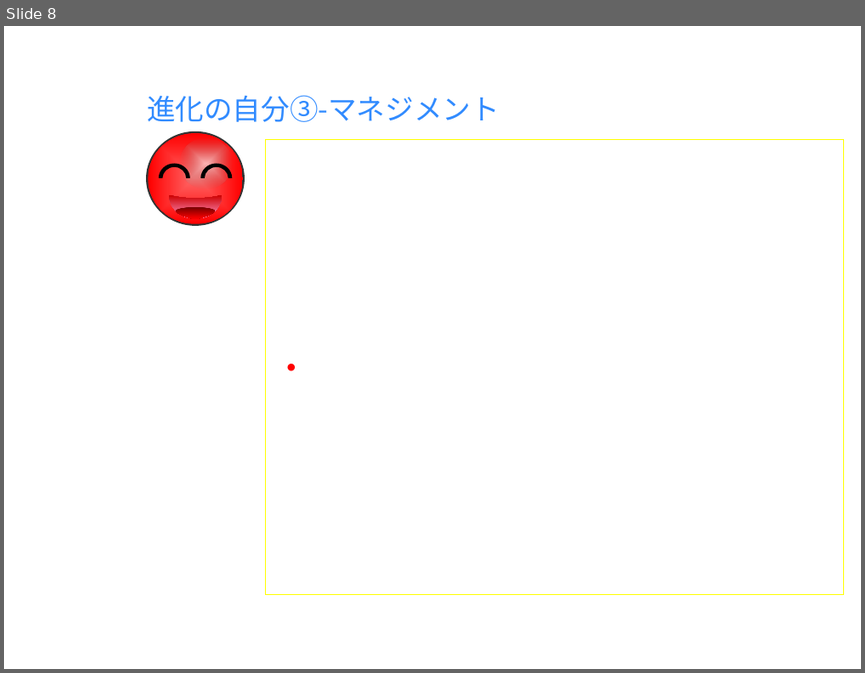
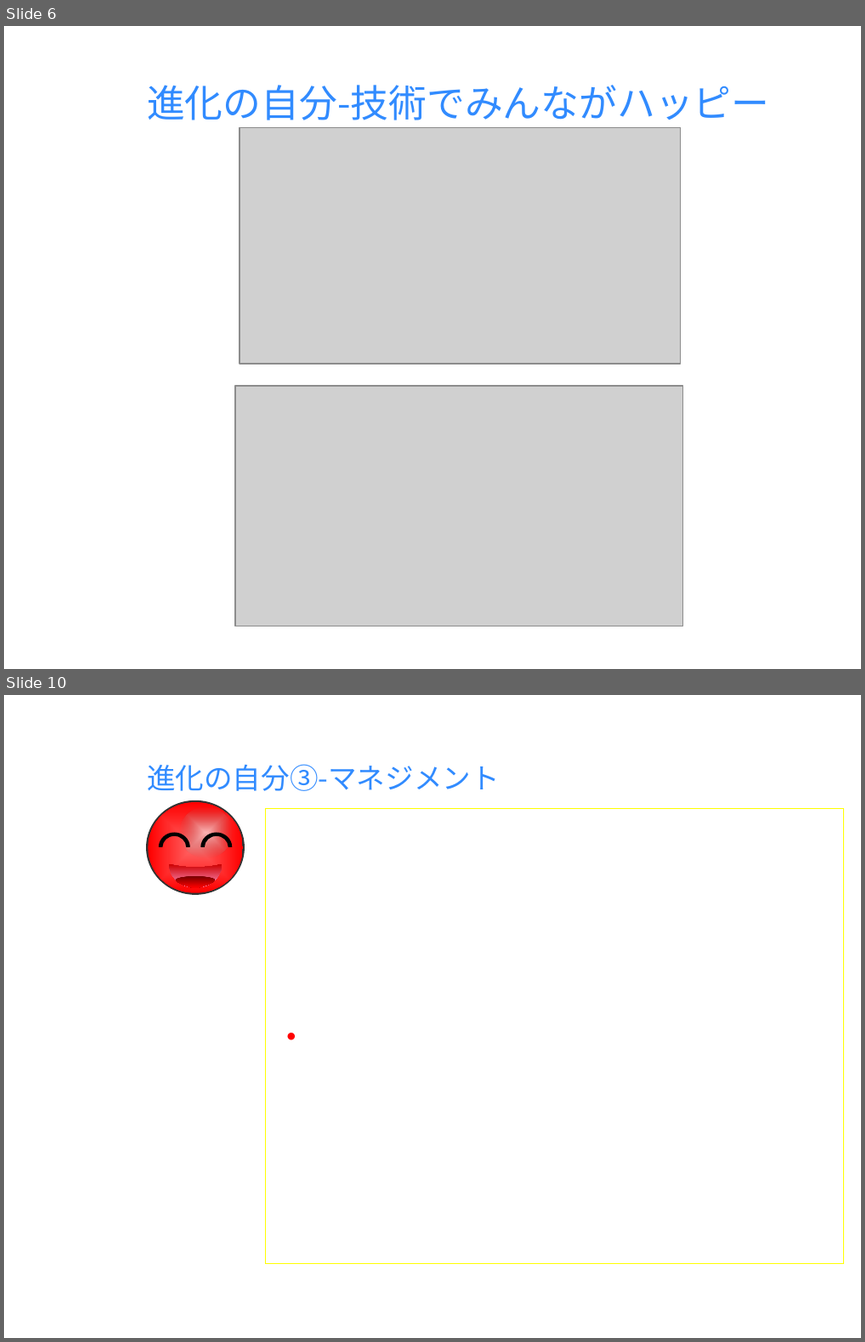
Before and after one commit to milo-bb/test, a slide deck: 昇格プレゼン(徐洋)_new.pptx. Shown one above the other, each under a label of ours: slide 8 before the commit, slides 6 and 10 after it; the slides between them are not shown. The pictures are 865x673 and 865x1342 pixels, drawn with LibreOffice and Linux fonts; fonts in the diff are those of the drawing; grey boxes stand for pictures; background and template pictures are left out. Boxes give left, top, right and bottom in pixels: in the first picture for what was removed or moved away, otherwise in the second. Text is boxed around its words. In the diff, an @@ line names an element or a change of style, - is before the commit and + after.

```diff
--- a/昇格プレゼン(徐洋)_new.pptx
+++ b/昇格プレゼン(徐洋)_new.pptx
@@ slide 6 added at (x1=4, y1=26, x2=861, y2=669), background picture (left out) @@
@@ title added at (x1=147, y1=85, x2=769, y2=120), 24 pt, text #318BFF @@
+進化の自分-技術でみんながハッピー
@@ picture added at (x1=239, y1=128, x2=681, y2=364) @@
@@ picture added at (x1=234, y1=386, x2=682, y2=626) @@
@@ what was slide 8 is now slide 10 @@
```
Also in this commit, not shown: 6 slides changed, 1 other slide added.
